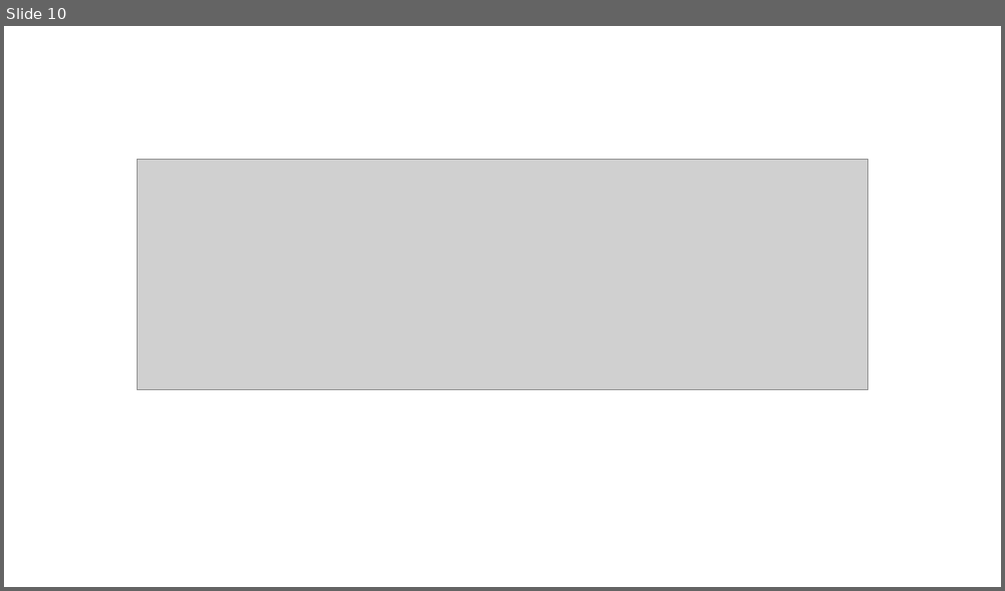
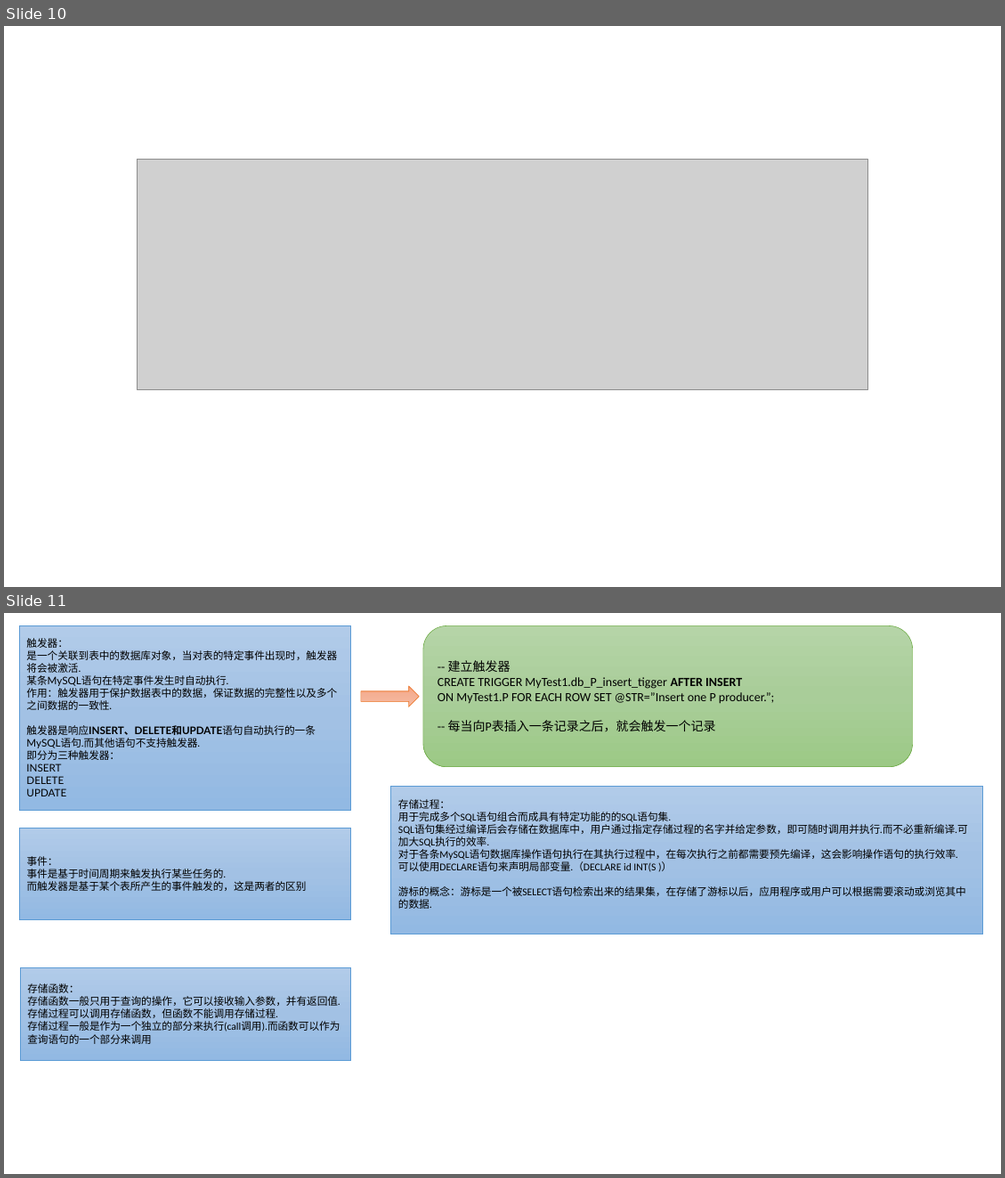
Before and after one commit to nda1992/Reading_Books_Notebook, a slide deck: images/画图PPT.pptx. Shown one above the other, each under a label of ours: slide 10 before the commit, slides 10 and 11 after it. The pictures are 1005x591 and 1005x1178 pixels, drawn with LibreOffice and Linux fonts; fonts in the diff are those of the drawing; grey boxes stand for pictures. Boxes give left, top, right and bottom in pixels: in the first picture for what was removed or moved away, otherwise in the second. Text is boxed around its words. In the diff, an @@ line names an element or a change of style, - is before the commit and + after.

```diff
--- a/images/画图PPT.pptx
+++ b/images/画图PPT.pptx
@@ slide 11 added at <box>4,613,1001,1174</box>, background #FFFFFF @@
@@ rectangle added at <box>20,625,351,810</box>, fill gradient #B1CBE9 to #A3C1E5 to #93B9E4, outline #5B9BD5 0.5 pt, 10 pt, text #000000 @@
+触发器：
+是一个关联到表中的数据库对象，当对表的特定事件出现时，触发器将会被激活.
+某条MySQL语句在特定事件发生时自动执行.
+作用：触发器用于保护数据表中的数据，保证数据的完整性以及多个之间数据的一致性.
+触发器是响应INSERT、DELETE和UPDATE语句自动执行的一条MySQL语句.而其他语句不支持触发器.
+即分为三种触发器：
+INSERT
+DELETE
+UPDATE
@@ rounded rectangle added at <box>423,625,913,766</box>, fill gradient #B5D5A7 to #AACE9A to #9CC987, outline #70AD47 0.5 pt, 12 pt, text #000000 @@
+-- 建立触发器
+CREATE TRIGGER MyTest1.db_P_insert_tigger AFTER INSERT
+ON MyTest1.P FOR EACH ROW SET @STR=”Insert one P producer.”;
+-- 每当向P表插入一条记录之后，就会触发一个记录
@@ left arrow added at <box>361,686,419,706</box>, fill gradient #F7BDA5 to #F5B196 to #F8A582, outline #ED7D31 0.5 pt @@
@@ rectangle added at <box>390,787,982,934</box>, fill gradient #B1CBE9 to #A3C1E5 to #93B9E4, outline #5B9BD5 0.5 pt, 10 pt, text #000000 @@
+存储过程：
+用于完成多个SQL语句组合而成具有特定功能的的SQL语句集.
+SQL语句集经过编译后会存储在数据库中，用户通过指定存储过程的名字并给定参数，即可随时调用并执行.而不必重新编译.可加大SQL执行的效率.
+对于各条MySQL语句数据库操作语句执行在其执行过程中，在每次执行之前都需要预先编译，这会影响操作语句的执行效率.
+可以使用DECLARE语句来声明局部变量.（DECLARE id INT(S )）
+游标的概念：游标是一个被SELECT语句检索出来的结果集，在存储了游标以后，应用程序或用户可以根据需要滚动或浏览其中的数据.
@@ rectangle added at <box>20,827,351,919</box>, fill gradient #B1CBE9 to #A3C1E5 to #93B9E4, outline #5B9BD5 0.5 pt, 10 pt, text #000000 @@
+事件：
+事件是基于时间周期来触发执行某些任务的.
+而触发器是基于某个表所产生的事件触发的，这是两者的区别
@@ rectangle added at <box>20,968,351,1060</box>, fill gradient #B1CBE9 to #A3C1E5 to #93B9E4, outline #5B9BD5 0.5 pt, 10 pt, text #000000 @@
+存储函数：
+存储函数一般只用于查询的操作，它可以接收输入参数，并有返回值.
+存储过程可以调用存储函数，但函数不能调用存储过程.
+存储过程一般是作为一个独立的部分来执行(call调用).而函数可以作为查询语句的一个部分来调用
```
Also in this commit, not shown: 8 other slides added, 34 other files.
